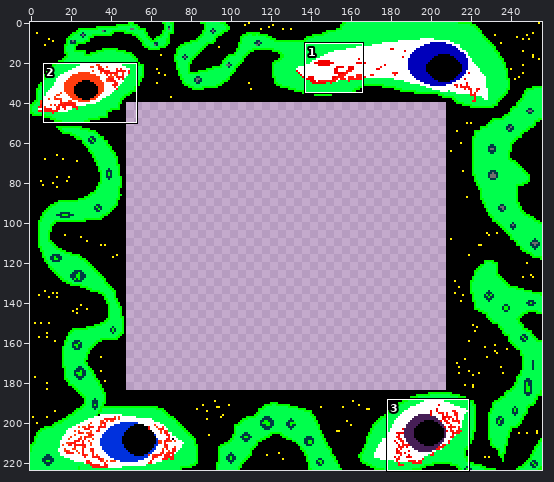
Two versions of one pixel-art file, res/assets/ase/border.aseprite. Above, an overview of the earlier version with the close-up marked.
Close-up. The starting point:
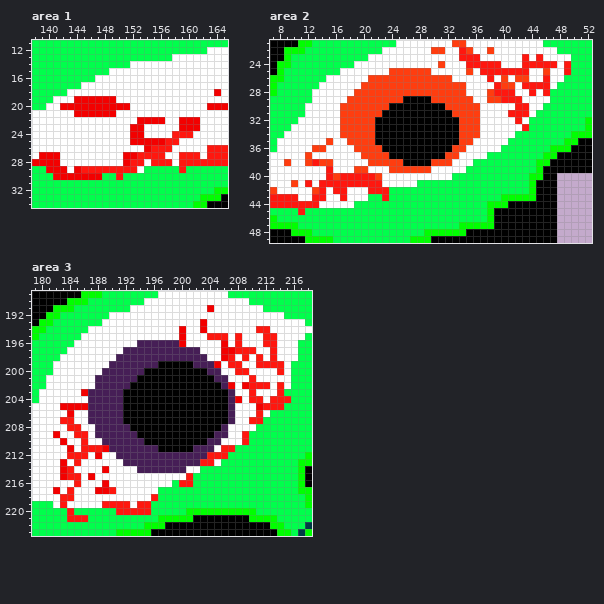
256x224 pixels, 1 frame. Shown: area 1: x 138..165, y 11..34; area 2: x 7..52, y 21..49; area 3: x 179..218, y 189..223. The commit also changed other parts of the picture, which this record leaves out.
Once edited:
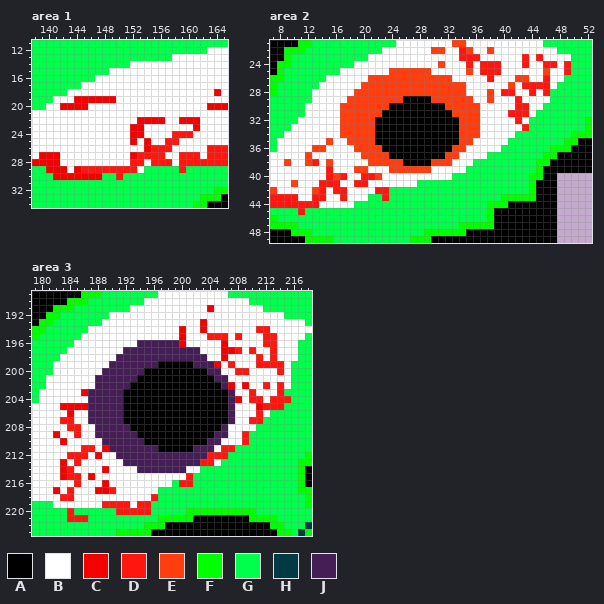
Palette (. is transparent): A #000000  B #ffffff  C #f30000  D #ff170f  E #ff3d0f  F #00ff00  G #00ff4c  H #003b45  J #461e56
From old to new:
Area 1:
y 20: x 146..151 CCCCCC -> BBBBBB
y 21: x 144..149 CCCCCC -> BBBBBB
y 23: x 159..160 CC -> BB
y 25: x 153 C -> B; x 155..156 CC -> BB
y 27..28: x 151 C -> B
Area 2:
y 24: x 36 D -> B; x 44..45 DD -> BB
y 25: x 40..43 DDDD -> BBBB
y 26: x 40 E -> B
y 27: x 39..40 DE -> BB
y 28: x 39 D -> B
y 29: x 39..41 EDD -> BBB
y 38: x 14 E -> B
y 40: x 18..19 DD -> BB
y 41: x 12 D -> B; x 17..18 DD -> BB; x 21..22 DD -> BB
y 42: x 21 D -> B
Area 3:
y 196: x 208 D -> B
y 197: x 209 D -> B
y 198: x 207 D -> B; x 209 D -> B
y 199: x 208 D -> B
y 201: x 210 D -> B
y 202: x 210..211 DD -> BB
y 209..210: x 186 D -> B
y 211: x 184 C -> B; x 188 D -> B
y 219: x 183 D -> B
